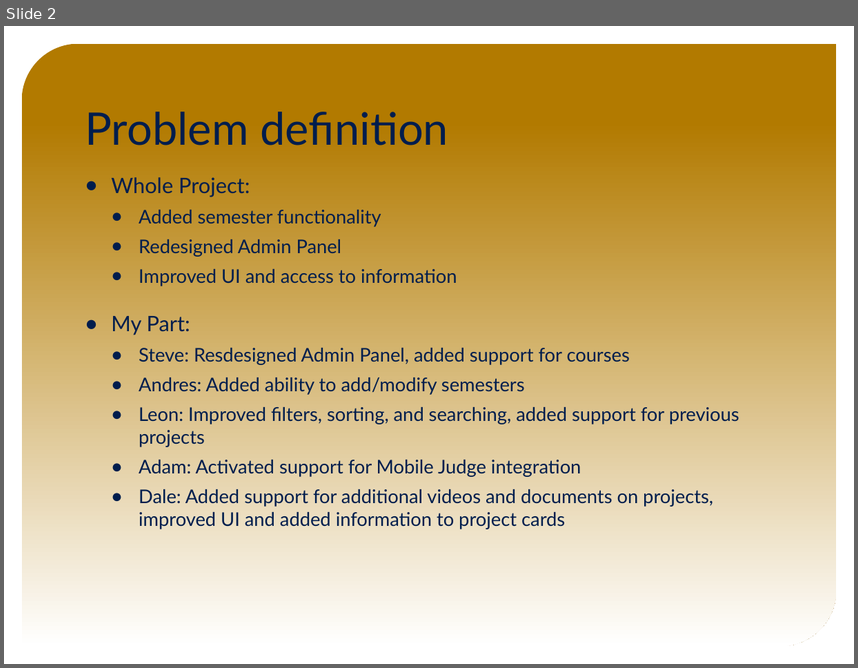
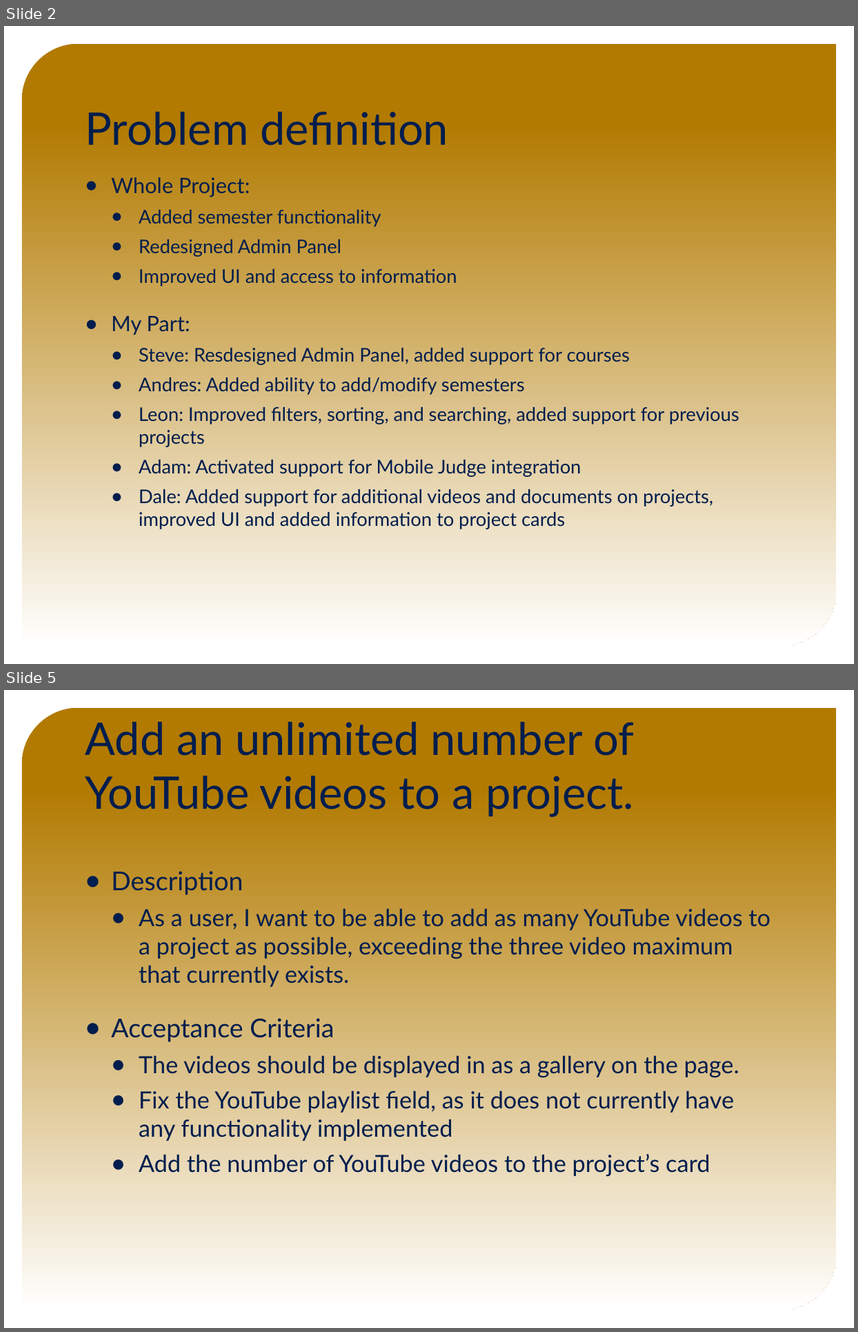
Before and after one commit to FIU-SCIS-Senior-Projects/VIP-Website-7.0, a slide deck: Presentation Slides/Final Presentation Slides.pptx. Shown one above the other, each under a label of ours: slide 2 before the commit, slides 2 and 5 after it; the slides between them are not shown. The pictures are 858x668 and 858x1332 pixels, drawn with LibreOffice and Linux fonts; fonts in the diff are those of the drawing; background and template pictures are left out. Boxes give left, top, right and bottom in pixels: in the first picture for what was removed or moved away, otherwise in the second. Text is boxed around its words. In the diff, an @@ line names an element or a change of style, - is before the commit and + after.

```diff
--- a/Presentation Slides/Final Presentation Slides.pptx
+++ b/Presentation Slides/Final Presentation Slides.pptx
@@ slide 5 added at (x1=4, y1=690, x2=854, y2=1328), background picture (left out); not listed: 1 template element that a slide beside it also shows @@
@@ title added at (x1=85, y1=722, x2=634, y2=817), 38 pt, text #001D4D @@
+Add an unlimited number of YouTube videos to a project.
@@ text added at (x1=111, y1=871, x2=771, y2=1176), 20 pt, text #001D4D @@
+● Description
+  ● As a user, I want to be able to add as many YouTube videos to a project as possible, exceeding the three video maximum that currently exists.
+● Acceptance Criteria
+  ● The videos should be displayed in as a gallery on the page.
+  ● Fix the YouTube playlist field, as it does not currently have any functionality implemented
+  ● Add the number of YouTube videos to the project’s card
```
Also in this commit, not shown: 6 slides changed, 10 other slides added, 6 slides removed, 1 other file.
